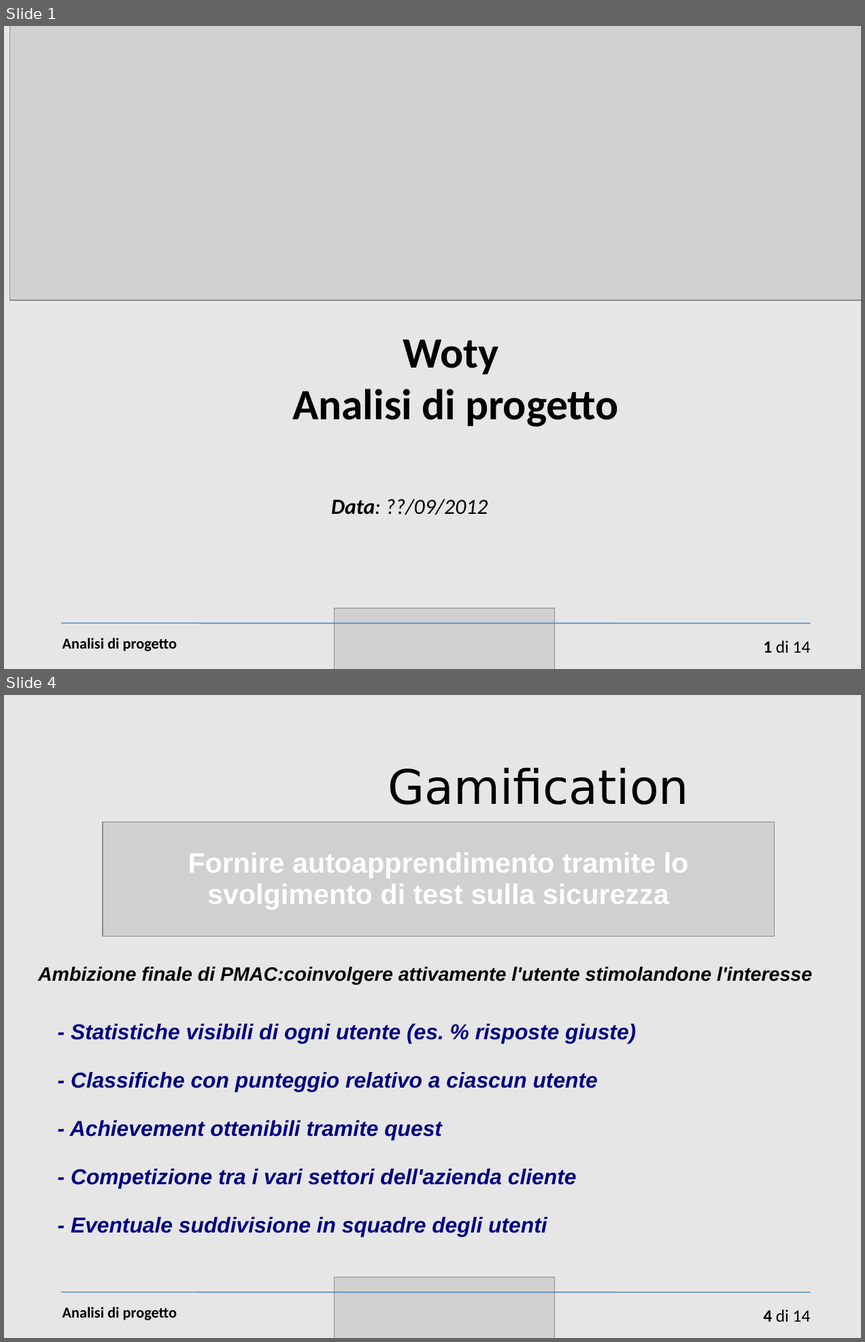
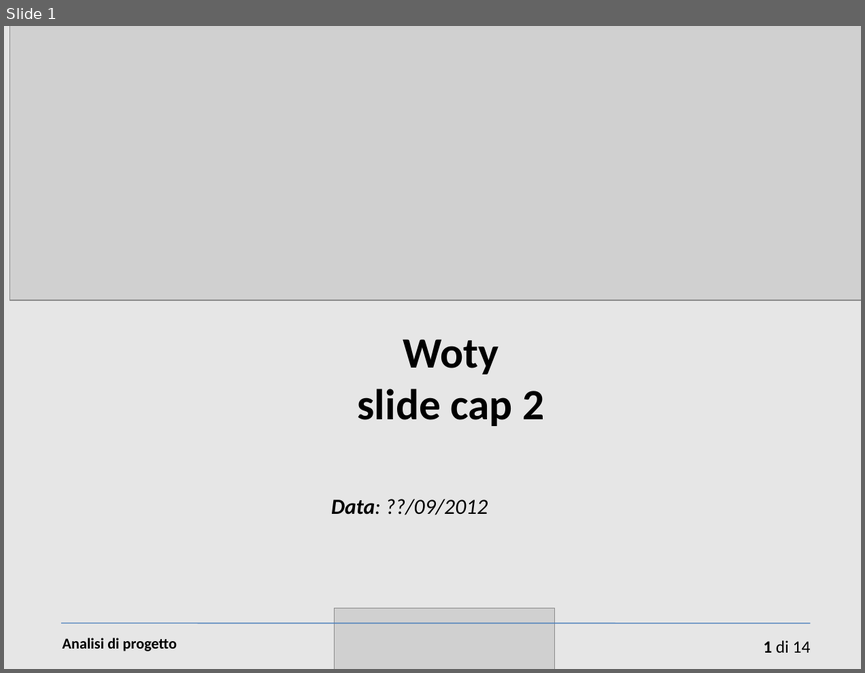
Before and after one commit to sevenfold-IS2011/woty_SGP, a slide deck: 2 dettagli tecnici/Presentazione-cap2.ppt. Shown one above the other, each under a label of ours: slides 1 and 4 before the commit, slide 1 after it; the slides between them are not shown. The pictures are 865x1342 and 865x673 pixels, drawn with LibreOffice and Linux fonts; fonts in the diff are those of the drawing; grey boxes stand for pictures. Boxes give left, top, right and bottom in pixels: in the first picture for what was removed or moved away, otherwise in the second. Text is boxed around its words. In the diff, an @@ line names an element or a change of style, - is before the commit and + after.

```diff
--- a/2 dettagli tecnici/Presentazione-cap2.ppt
+++ b/2 dettagli tecnici/Presentazione-cap2.ppt
@@ slide 4 removed at (x1=4, y1=695, x2=861, y2=1338), background #E6E6E6 @@
@@ text removed at (x1=388, y1=768, x2=689, y2=804) @@
-Gamification
@@ picture removed at (x1=103, y1=821, x2=774, y2=936) @@
@@ text removed at (x1=188, y1=852, x2=689, y2=909) @@
-Fornire autoapprendimento tramite lo svolgimento di test sulla sicurezza
@@ text removed at (x1=38, y1=966, x2=812, y2=985) @@
-Ambizione finale di PMAC:coinvolgere attivamente l'utente stimolandone l'interesse
@@ text removed at (x1=70, y1=1023, x2=636, y2=1236) @@
-- Statistiche visibili di ogni utente (es. % risposte giuste)
-- Classifiche con punteggio relativo a ciascun utente
-- Achievement ottenibili tramite quest
-- Competizione tra i vari settori dell'azienda cliente
-- Eventuale suddivisione in squadre degli utenti
@@ picture removed at (x1=334, y1=1276, x2=555, y2=1338) @@
@@ line removed from (62, 1292) to (810, 1292) @@
@@ text removed at (x1=62, y1=1306, x2=177, y2=1320) @@
-Analisi di progetto
@@ page number removed at (x1=763, y1=1309, x2=810, y2=1321) @@
-4 di 14
@@ slide 1 changed as well @@
@@ text at (x1=358, y1=388, x2=544, y2=426): text changed @@
-Analisi di progetto
+slide cap 2
```
Also in this commit, not shown: 1 other slide changed, 7 slides added, 11 other slides removed, 1 other file.
